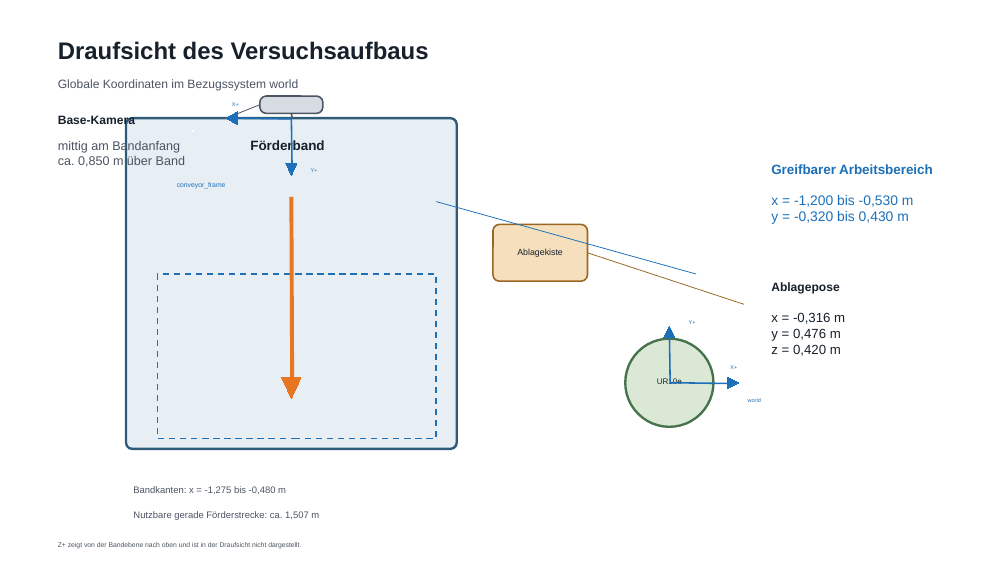
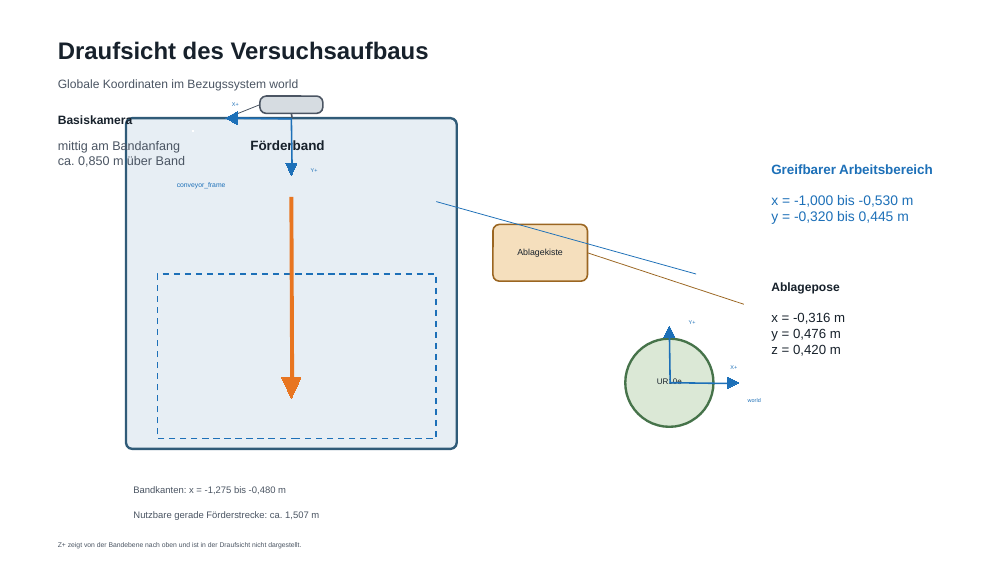
Before and after one commit to Luze212/roboter_tetris, a slide deck: slide 1 of Projektbericht/abbildungen/systemskizzen_layout.pptx. Drawn at 1008x567 pixels with LibreOffice and Linux fonts; fonts in the diff are those of the drawing. Boxes give left, top, right and bottom in pixels: in the first picture for what was removed or moved away, otherwise in the second. Text is boxed around its words. In the diff, an @@ line names an element or a change of style, - is before the commit and + after.

```diff
--- a/Projektbericht/abbildungen/systemskizzen_layout.pptx
+++ b/Projektbericht/abbildungen/systemskizzen_layout.pptx
@@ text at [58,115,133,127]: text changed @@
-Base-Kamera
+Basiskamera
@@ text at [771,195,914,224]: text changed @@
-x = -1,200 bis -0,530 m
-y = -0,320 bis 0,430 m
+x = -1,000 bis -0,530 m
+y = -0,320 bis 0,445 m
```
Also in this commit, not shown: 1 other slide changed, 14 other files.
